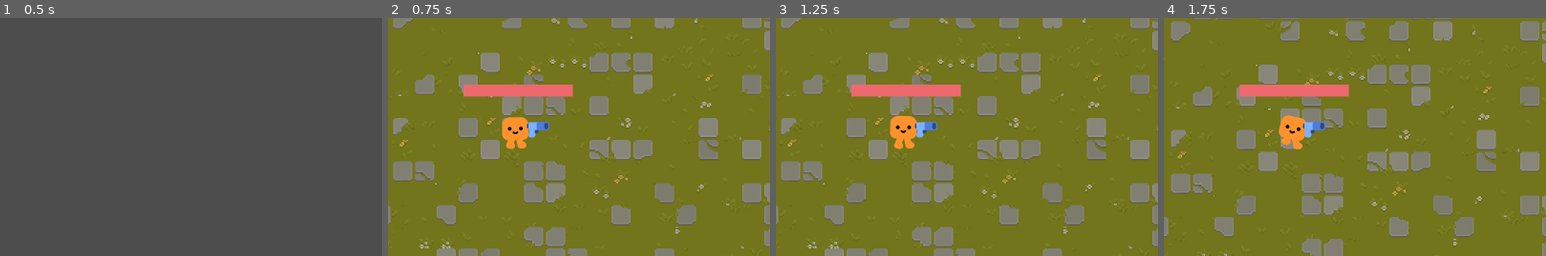
Above: before the commit, frames 1-4 (left to right).
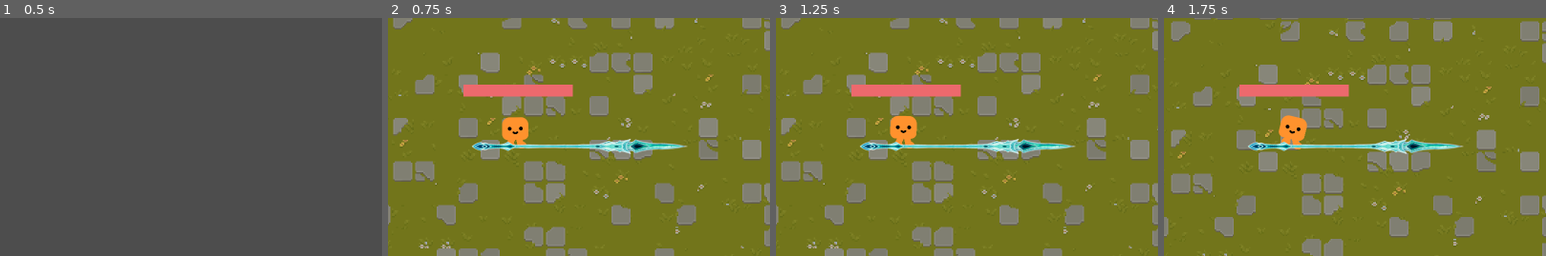
Above: after the commit, the same moments.

Repository: Kuui22/Godot_test
Game: Godot game, scene res://menus/mainmenu.tscn
Same seed, same stepped clock (60 frames per second), same inputs: the game is played once before the commit and once after it.
Inputs:
- Up to frame 1 (0.5 s): no input
- Up to frame 2 (0.75 s): click "Start" at 0.5 s
- Up to frame 3 (1.25 s): no input
- Up to frame 4 (1.75 s): click "Auto Mode:" at 1.25 s
The pictures show only the part of the screen within x 33-83%, y 23-73%; the shares and areas given below are measured in that part.

Frame 1 is identical in both runs. In frame 2, 1.8% of the frame differs, in the area x 22-79%, y 43-58%; in frame 3, 1.8%; in frame 4, 1.8%.

Commit message:
base spear working
goddammmm

Diff:
--- a/2d-project-start/player.gd
+++ b/2d-project-start/player.gd
@@ -1,6 +1,6 @@
 extends CharacterBody2D
 @export var happy_boo:Node2D
-@export var weapon:Area2D
+#@export var weapon:Area2D
 signal health_depleted
 signal toggle_inventory()
 
@@ -10,7 +10,7 @@
 var interacting:bool = false
 
 @onready var healthbar = %HealthBar
-@onready var currentweapon = %Weapon
+@onready var currentweapon:Area2D = null
 
 
 #stats
@@ -67,7 +67,7 @@
 
 func _ready():
 	PlayerManager.player = self
-	updateweapon()
+	set_weapon("res://weapons/spear.tscn")
 
 func _physics_process(delta:float):
 	#direction
@@ -77,7 +77,8 @@
 		state = "MOVING"
 	else:#check for enemies
 		if(automode):
-			enemies_in_range = weapon.get_overlapping_bodies()
+			if(currentweapon):
+				enemies_in_range = currentweapon.get_overlapping_bodies()
 			if enemies_in_range.size() > 0:#there are enemies
 				state = "FIGHT"
 				fight_ai(delta)
@@ -188,6 +189,23 @@
 func collect(_item):
 	pass
 
+func set_weapon(weapon_path):
+# Remove current weapon if exists
+	if currentweapon:
+		currentweapon.queue_free()
+
+	# Load and instance the new weapon
+	var weapon_scene:PackedScene = load(weapon_path)
+	if weapon_scene:
+		currentweapon = weapon_scene.instantiate() as Area2D
+		add_child(currentweapon)
+
+		# Optionally position the weapon relative to the player
+		currentweapon.position = Vector2(-10,0)  # Adjust this as needed
+
+	updateweapon()
+
+
 #TODO: FIX ME LATER
 func updateweapon():
 	currentweapon.damage = statsdict['Attack']
--- a/2d-project-start/player.tscn
+++ b/2d-project-start/player.tscn
@@ -1,8 +1,7 @@
-[gd_scene load_steps=9 format=3 uid="uid://ccqvp7v3wrfu6"]
+[gd_scene load_steps=8 format=3 uid="uid://ccqvp7v3wrfu6"]
 
 [ext_resource type="Script" path="res://player.gd" id="1_pg2w0"]
 [ext_resource type="PackedScene" uid="uid://pbmyh1qru7p" path="res://characters/happy_boo/happy_boo.tscn" id="1_qo1h0"]
-[ext_resource type="PackedScene" uid="uid://dg3a7vrvj7d0l" path="res://weapons/gun.tscn" id="3_rdkbn"]
 
 [sub_resource type="CircleShape2D" id="CircleShape2D_qfsau"]
 radius = 30.034
@@ -19,12 +18,11 @@
 [sub_resource type="CircleShape2D" id="CircleShape2D_7b4or"]
 radius = 148.165
 
-[node name="Player" type="CharacterBody2D" node_paths=PackedStringArray("happy_boo", "weapon") groups=["player"]]
+[node name="Player" type="CharacterBody2D" node_paths=PackedStringArray("happy_boo") groups=["player"]]
 collision_mask = 5
 motion_mode = 1
 script = ExtResource("1_pg2w0")
 happy_boo = NodePath("HappyBoo")
-weapon = NodePath("Weapon")
 
 [node name="HappyBoo" parent="." instance=ExtResource("1_qo1h0")]
 scale = Vector2(0.7, 0.7)
@@ -36,11 +34,6 @@
 [node name="Camera2D" type="Camera2D" parent="."]
 position_smoothing_speed = 1.0
 rotation_smoothing_speed = 1.0
-
-[node name="Weapon" parent="." instance=ExtResource("3_rdkbn")]
-unique_name_in_owner = true
-position = Vector2(0, -27)
-scale = Vector2(0.7, 0.7)
 
 [node name="HurtBox" type="Area2D" parent="."]
 unique_name_in_owner = true
--- a/2d-project-start/weapons/spear.gd
+++ b/2d-project-start/weapons/spear.gd
@@ -11,14 +11,13 @@
 var is_attacking: bool = false  # To keep track of attack state
 var thrust_distance: float = 100  # Distance to thrust
 var thrust_time: float = 0.2  # Time to complete the thrust
-
+var enemies_hit: Dictionary = {}
 
 func _physics_process(delta):
 	enemies_in_range = get_overlapping_bodies()
 	if enemies_in_range.size() > 0:
 		var target_enemy = enemies_in_range.front()
 		look_at(target_enemy.global_position)
-		attack()  # Initiate attack if enemy is in range
 	else:
 		reset_position(delta)
 
@@ -27,25 +26,38 @@
 		rotation = static_position
 	else:
 		rotation = lerp_angle(rotation, static_position, reset_speed * delta)
-	weapon_pivot.position = lerp(weapon_pivot.position, weapon_initial_position, delta * reset_speed)  # Reset weapon position
-	is_attacking = false  # Reset attacking state
-	weapon_collision.disabled = true  # Disable collision detection when not attacking
+	weapon_pivot.position = lerp(weapon_pivot.position, weapon_initial_position, delta * reset_speed)
+	is_attacking = false
+	weapon_collision.disabled = true
+	enemies_hit.clear()  # Clear the hit enemies for the next attack
 
 
 func attack():
 	if is_attacking:
-		return  # Prevent multiple attacks at the same time
+		return
 	is_attacking = true
-	weapon_collision.disabled = false  # Enable collision detection during attack
-	# Thrust forward
-	weapon_pivot.position = weapon_initial_position + Vector2(thrust_distance, 0).rotated(rotation)
-	await get_tree().create_timer(thrust_time).timeout
-	# After thrusting, reset position and disable collision
+	weapon_collision.disabled = false
+	enemies_hit.clear()  # Clear the hit enemies for this attack
+
+	var tween = create_tween()
+	tween.tween_property(weapon_pivot, "position",
+		weapon_initial_position + Vector2(thrust_distance, 0).rotated(rotation),
+		thrust_time / 2).set_ease(Tween.EASE_OUT)
+	tween.tween_property(weapon_pivot, "position",
+		weapon_initial_position,
+		thrust_time / 2).set_ease(Tween.EASE_IN)
+
+	await tween.finished
 	reset_position(thrust_time)
-	weapon_collision.disabled = true
 
 
 func _on_timer_timeout():
 	# Perform the melee attack
 	if enemies_in_range.size() > 0:
 		attack()
+
+
+func _on_weapon_area_body_entered(body: Node2D) -> void:
+	if body.has_method("take_damage") and not enemies_hit.has(body):
+		body.take_damage(damage)
+		enemies_hit[body] = true
--- a/2d-project-start/weapons/spear.tscn
+++ b/2d-project-start/weapons/spear.tscn
@@ -24,11 +24,11 @@
 [node name="Weapon_pivot" type="Marker2D" parent="."]
 unique_name_in_owner = true
 
-[node name="Area2D" type="Area2D" parent="Weapon_pivot"]
+[node name="Weapon_area" type="Area2D" parent="Weapon_pivot"]
 collision_layer = 0
 collision_mask = 2
 
-[node name="Weapon_collision" type="CollisionShape2D" parent="Weapon_pivot/Area2D"]
+[node name="Weapon_collision" type="CollisionShape2D" parent="Weapon_pivot/Weapon_area"]
 unique_name_in_owner = true
 position = Vector2(197, -1.5)
 shape = SubResource("RectangleShape2D_4aaj7")
@@ -39,3 +39,4 @@
 texture = ExtResource("2_t3j2r")
 
 [connection signal="timeout" from="Timer" to="." method="_on_timer_timeout"]
+[connection signal="body_entered" from="Weapon_pivot/Weapon_area" to="." method="_on_weapon_area_body_entered"]
